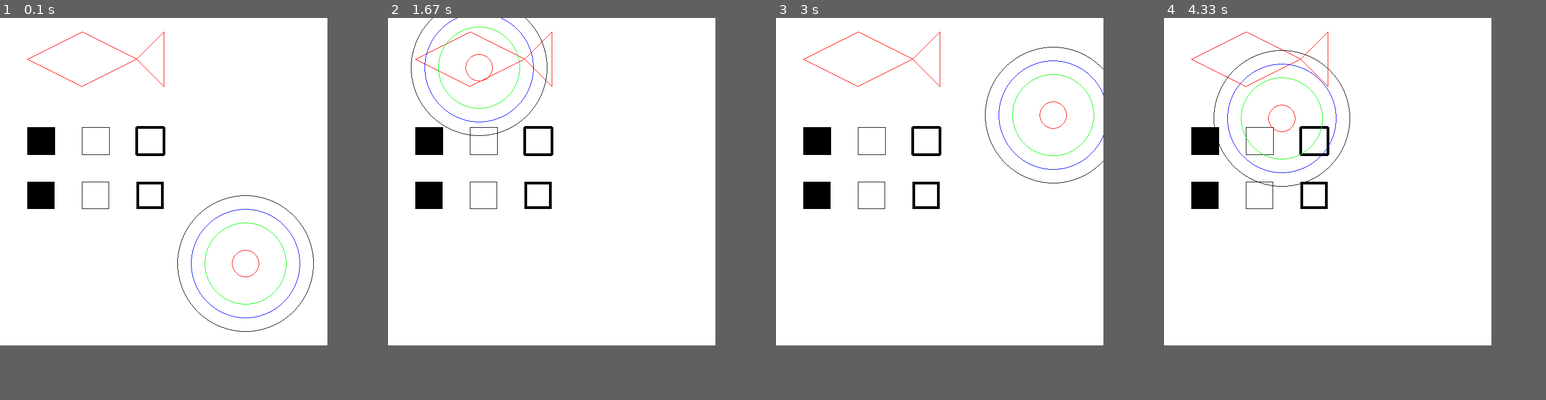
Above: before the commit, frames 1-4 (left to right).
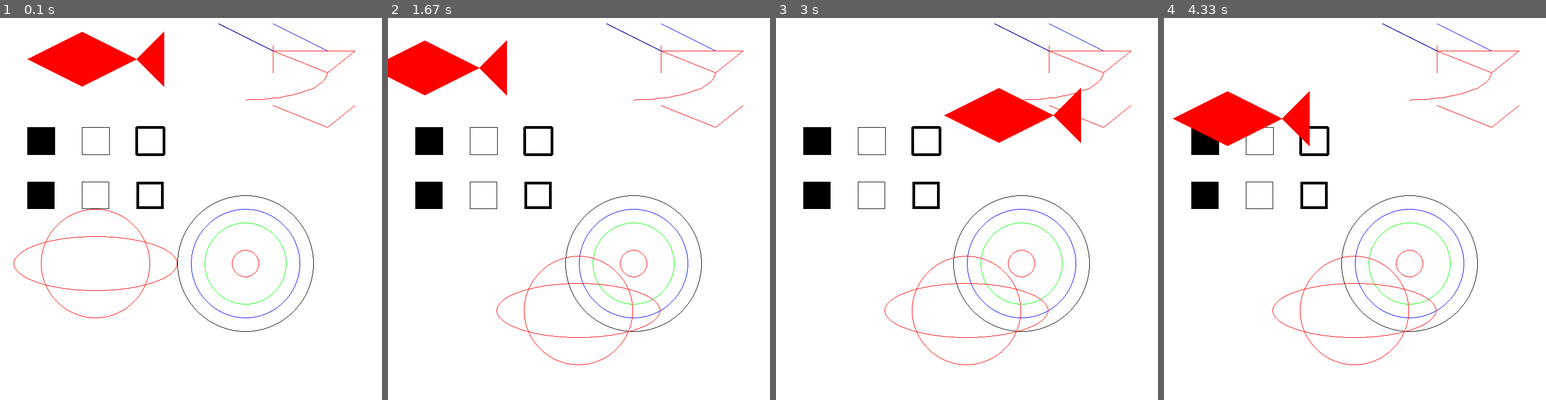
Above: after the commit, the same moments.

Repository: JinXiaozhao/python_learn
Game: pygame game, started from test_game.py
Two runs of this game, one before a commit and one after it. Both use one fixed random seed, a clock stepped at 60 frames per second and the inputs below.
Inputs (mouse positions are in pixels of both pictures, inside the frame that each line leads up to):
- Up to frame 1 (0.1 s): no input
- Up to frame 2 (1.67 s): press the mouse at (563, 224) at 0.37 s; move the mouse to (632, 212) at 0.47 s; release the mouse at (701, 197) at 0.6 s; press the mouse at (563, 224) at 0.7 s; move the mouse to (514, 189) at 0.8 s; release the mouse at (460, 151) at 0.93 s; press the mouse at (563, 224) at 1.03 s; move the mouse to (521, 147) at 1.13 s; release the mouse at (479, 67) at 1.27 s; right-click (579, 254) at 1.38 s
- Up to frame 3 (3 s): click (1112, 354) at 1.72 s; click (1066, 174) at 2.05 s; click (840, 247) at 2.38 s; click (1054, 113) at 2.72 s
- Up to frame 4 (4.33 s): click (1270, 140) at 3.05 s; click (1240, 350) at 3.38 s; click (1316, 193) at 3.72 s; click (1282, 117) at 4.05 s
The window is 600x600 before the commit and 700x700 after it. Grey fills any space a smaller window leaves; there, only what the larger window draws over its background counts as a difference.

The runs differ from the first frame. In frame 1, 2.9% of the frame differs, in the area x 3-93%, y 1-79%; in frame 2, 3.6%; in frame 3, 3.8%; in frame 4, 3.8%, in the area x 2-93%, y 1-91%.

Commit message:
完善基本图形绘制函数

Diff:
--- a/test_game.py
+++ b/test_game.py
@@ -4,6 +4,7 @@
 import pygame
 import sys
 from pygame.locals import*
+import math
 
 #基本图形绘制
 def test_figure():
@@ -16,7 +17,7 @@
         RED = (255,0,0)
         BLUE = (0,0,255)
 
-        size = width,height = 600,600
+        size = width,height = 700,700
         screen = pygame.display.set_mode(size,RESIZABLE)
         pygame.display.set_caption('基本图形绘制测试')
 
@@ -24,31 +25,50 @@
         pointlist1 = [(50,200),(100,200),(100,220),(100,250),(50,250),(50,220)]
         pointlist2 = [(150,200),(200,200),(200,220),(200,250),(150,250),(150,220)]
         pointlist3 = [(250,200),(300,200),(300,220),(300,250),(250,250),(250,220)]
-        pointlist4 = [(50,75),(150,25),(250,75),(300,25),(300,125),(250,75),(150,125)]
+        point1=(250,75)
+        pointlist4 = [(point1[0]-200,point1[1]),(point1[0]-100,point1[1]-50),point1,(point1[0]+50,point1[1]-50),(point1[0]+50,point1[1]+50),point1,(point1[0]-100,point1[1]+50)]
+        left_button_move = False
 
         #圆形圆心位置
         position = (450,450)
-
-        button_move = False
+        right_button_move = False
+
+        #椭圆中点位置
+        position1 = (175,350)
+
+        #线段坐标
+        pointlist_line1 = [(500,60),(600,100),(650,60)]
+        pointlist_line2 = [(500,160),(600,200),(650,160)]
+
+
         while True:
 
                 for event in pygame.event.get():
                         if event.type == QUIT:
                                 sys.exit()
 
-                        #使用鼠标控制圆形圆心的位置
+
                         if event.type == MOUSEBUTTONDOWN:
                                 if event.button ==1:
-                                        button_move = True
+                                        left_button_move = True
+                                if event.button == 3:
+                                        right_button_move = True
 
 
                         if event.type == MOUSEBUTTONUP:
                                 if event.button == 1:
-                                        button_move = False
-
-                if button_move:
-                        position = pygame.mouse.get_pos()
-
+                                        left_button_move = False
+                                if event.button == 3:
+                                        right_button_move = False
+
+
+                #使用鼠标右键控制椭圆的位置
+                if right_button_move:
+                        position1 = pygame.mouse.get_pos()
+                #使用鼠标左键控制多边形某一点位置，从而移动多边形
+                if left_button_move:
+                        point1 = pygame.mouse.get_pos()
+                        pointlist4 = [(point1[0]-200,point1[1]),(point1[0]-100,point1[1]-50),point1,(point1[0]+50,point1[1]-50),(point1[0]+50,point1[1]+50),point1,(point1[0]-100,point1[1]+50)]
 
 
                 screen.fill(bg)
@@ -62,7 +82,7 @@
                 pygame.draw.polygon(screen,BLACK,pointlist1,0)
                 pygame.draw.polygon(screen,BLACK,pointlist2,1)
                 pygame.draw.polygon(screen,BLACK,pointlist3,5)
-                pygame.draw.polygon(screen,RED,pointlist4,1)
+                pygame.draw.polygon(screen,RED,pointlist4,0)
 
                 #绘制圆形
                 pygame.draw.circle(screen,RED,position,25,1)
@@ -70,8 +90,21 @@
                 pygame.draw.circle(screen,BLUE,position,100,1)
                 pygame.draw.circle(screen,BLACK,position,125,1)
 
+                #绘制椭圆形
+                pygame.draw.ellipse(screen,RED,(position1[0]-150,position1[1]+50,300,100),1)
+                pygame.draw.ellipse(screen,RED,(position1[0]-100,position1[1],200,200),1)
+                #绘制弧线
+                pygame.draw.arc(screen,RED,(300,50,300,100),math.pi*1.5,math.pi*2,1)
+                #绘制线段
+                pygame.draw.line(screen,RED,(500,50),(500,100),1)
+                pygame.draw.lines(screen,RED,1,pointlist_line1,1)
+                pygame.draw.lines(screen,RED,0,pointlist_line2,1)
+
+                pygame.draw.aaline(screen,BLUE,(500,10),(600,60),1)
+                pygame.draw.aaline(screen,BLUE,(400,10),(500,60),0)
+
                 pygame.display.flip()
-                clock.tick(40)
+                clock.tick(100)
 
 
 
